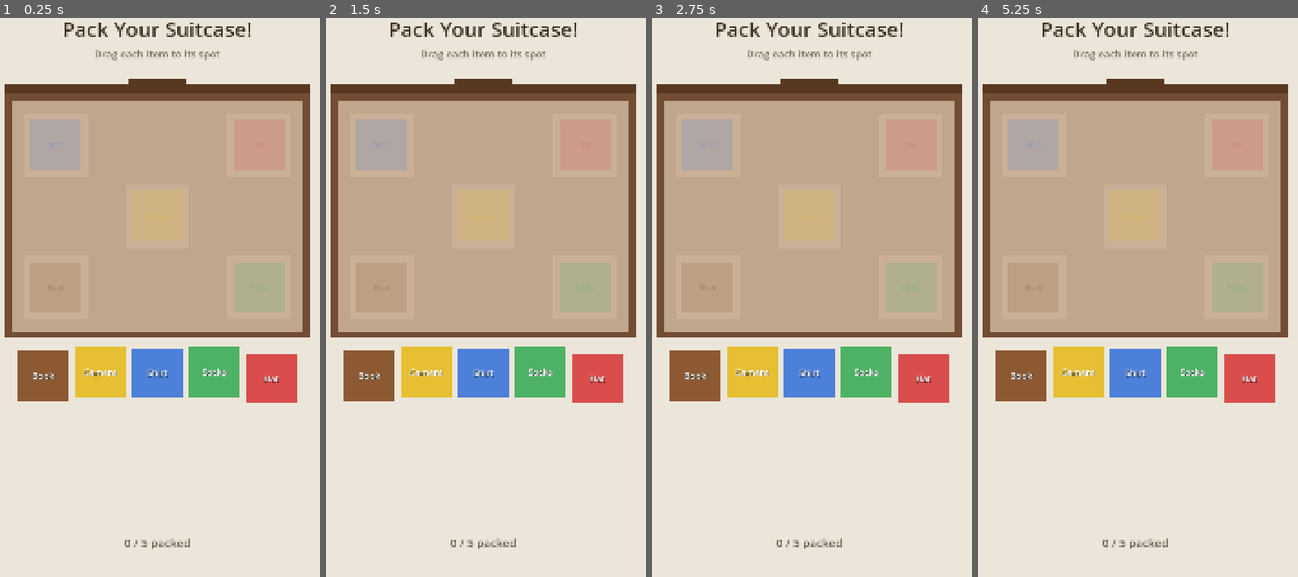
Above: before the commit, frames 1-4 (left to right).
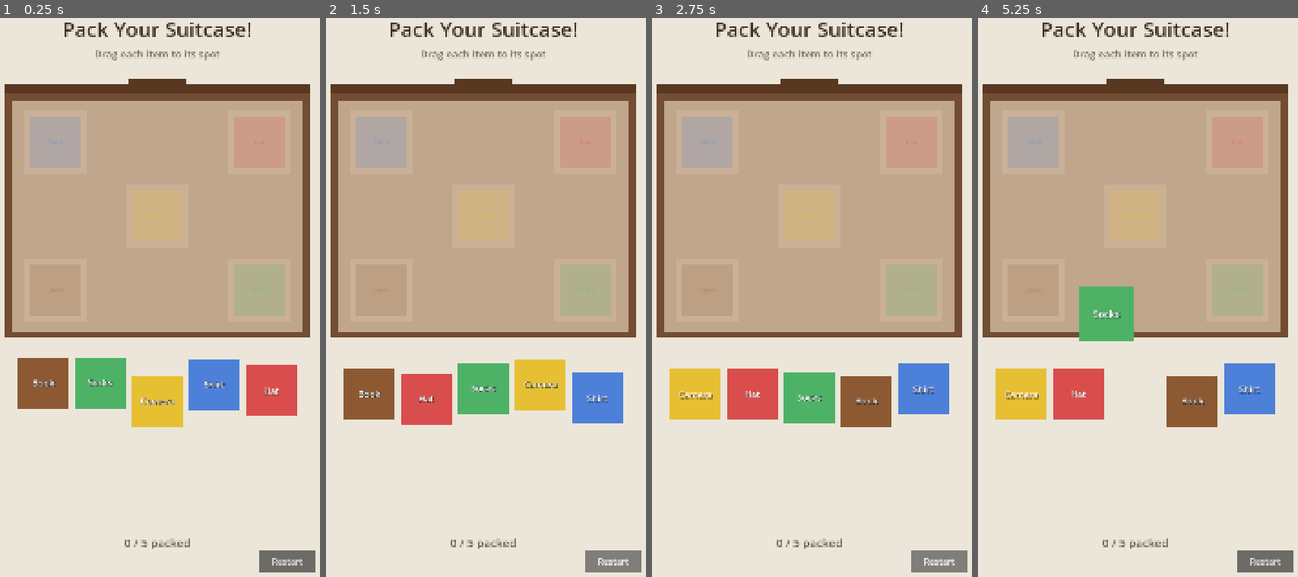
Above: after the commit, the same moments.

Repository: snottleDev/story-powered
Game: Godot game, scene res://prototypes/01_suitcase_packing/suitcase_packing.tscn
The game is run twice, just before and just after one commit, with the same random seed, the same clock (stepped at 60 frames per second) and the same inputs.
Inputs (mouse positions are in pixels of both pictures, inside the frame that each line leads up to):
- Up to frame 1 (0.25 s): no input
- Up to frame 2 (1.5 s): click (614, 560) at 0.5 s, where only the run after the commit has a clickable "Restart"; click (614, 560) at 1.25 s, where only the run after the commit has a clickable "Restart"
- Up to frame 3 (2.75 s): click (940, 560) at 2 s, where only the run after the commit has a clickable "Restart"
- Up to frame 4 (5.25 s): tap Enter at 2.75, 4.25 s; move the mouse to (1211, 252) at 2.77 s; click (1211, 252) at 2.92 s; tap Space at 3.5, 5 s; drag from (1067, 314) to (1118, 403) at 3.52 s; move the mouse to (1170, 146) at 4.27 s; click (1170, 146) at 4.42 s; drag from (1118, 403) to (1032, 191) at 5.02 s

The runs differ from the first frame. In frame 1, 8.1% of the frame differs, in the area x 5-99%, y 17-100%; in frame 2, 10%; in frame 3, 11%; in frame 4, 12%.

Commit message:
Refactor Prototype 1 into reusable drag-drop puzzle engine
Extract puzzle data into JSON config and interaction logic into a
shared engine (drag_drop_puzzle.gd), leaving suitcase_packing.gd as
a thin visual wrapper. Add optional texture support to draggable items
with automatic size derivation, falling back to colored placeholders.

Co-Authored-By: Claude Opus 4.6 <noreply@anthropic.com>

Diff:
--- /dev/null
+++ b/prototypes/01_suitcase_packing/drag_drop_puzzle.gd
@@ -0,0 +1,281 @@
+extends Node2D
+## Reusable drag-drop puzzle engine.
+## Reads a JSON config, creates zones and draggable items, tracks completion.
+## The parent scene controls where things appear via set_puzzle_area / set_items_area.
+
+const DraggableItem = preload("res://prototypes/01_suitcase_packing/draggable_item.gd")
+
+const SCREEN_W: float = 1080.0
+const SCREEN_H: float = 1920.0
+
+@export_file("*.json") var puzzle_data_path: String
+
+signal puzzle_completed
+
+var _puzzle_data: Dictionary = {}
+var _puzzle_area: Rect2 = Rect2(0, 0, SCREEN_W, SCREEN_H)
+var _items_area: Rect2 = Rect2(0, SCREEN_H * 0.6, SCREEN_W, SCREEN_H * 0.4)
+
+var _packed_count: int = 0
+var _total_items: int = 0
+var _items: Array[Node2D] = []
+var _zones: Array[Node2D] = []
+
+var _progress_label: Label
+var _success_label: Label
+var _title_label: Label
+
+
+func set_puzzle_area(rect: Rect2) -> void:
+	_puzzle_area = rect
+
+
+func set_items_area(rect: Rect2) -> void:
+	_items_area = rect
+
+
+func load_puzzle(path: String = "") -> void:
+	if path != "":
+		puzzle_data_path = path
+	assert(puzzle_data_path != "", "No puzzle_data_path set")
+
+	var file := FileAccess.open(puzzle_data_path, FileAccess.READ)
+	assert(file != null, "Could not open: " + puzzle_data_path)
+	var json := JSON.new()
+	var err := json.parse(file.get_as_text())
+	assert(err == OK, "JSON parse error: " + json.get_error_message())
+	_puzzle_data = json.data
+
+	_total_items = _puzzle_data.zones.size()
+	_build_title()
+	_build_zones()
+	_build_items()
+	_build_progress_label()
+	_build_success_label()
+	_build_restart_button()
+
+
+# ── Title ──
+
+func _build_title() -> void:
+	_title_label = Label.new()
+	_title_label.text = _puzzle_data.get("title", "")
+	_title_label.horizontal_alignment = HORIZONTAL_ALIGNMENT_CENTER
+	_title_label.size = Vector2(SCREEN_W, 100)
+	_title_label.position = Vector2(0, 120)
+	_title_label.add_theme_font_size_override("font_size", 64)
+	_title_label.add_theme_color_override("font_color", Color(0.25, 0.2, 0.15))
+	add_child(_title_label)
+
+	var subtitle_text: String = _puzzle_data.get("subtitle", "")
+	if subtitle_text != "":
+		var sub := Label.new()
+		sub.text = subtitle_text
+		sub.horizontal_alignment = HORIZONTAL_ALIGNMENT_CENTER
+		sub.size = Vector2(SCREEN_W, 60)
+		sub.position = Vector2(0, 220)
+		sub.add_theme_font_size_override("font_size", 32)
+		sub.add_theme_color_override("font_color", Color(0.5, 0.45, 0.4))
+		add_child(sub)
+
+
+# ── Zones ──
+
+func _build_zones() -> void:
+	var zone_defs: Array = _puzzle_data.zones
+	for zone_def in zone_defs:
+		var zone := _create_zone(zone_def)
+		_zones.append(zone)
+		add_child(zone)
+
+
+func _create_zone(zone_def: Dictionary) -> Node2D:
+	var pos_pct: Array = zone_def.position
+	var zone_size := Vector2(zone_def.size[0], zone_def.size[1])
+
+	# Convert percentage position to pixel position within the puzzle area
+	var pos := Vector2(
+		_puzzle_area.position.x + _puzzle_area.size.x * pos_pct[0],
+		_puzzle_area.position.y + _puzzle_area.size.y * pos_pct[1]
+	)
+
+	# Find the matching item def to get the hint color
+	var hint_color := Color(0.5, 0.5, 0.5, 0.2)
+	var hint_label_text: String = zone_def.id.capitalize()
+	var item_size := zone_size  # Fallback
+	for item_def in _puzzle_data.items:
+		if item_def.id == zone_def.id:
+			var c: Array = item_def.color
+			hint_color = Color(c[0], c[1], c[2], 0.2)
+			hint_label_text = item_def.get("label", item_def.id.capitalize())
+			item_size = Vector2(item_def.size[0], item_def.size[1])
+			break
+
+	var zone := Node2D.new()
+	zone.global_position = pos
+
+	# Zone background
+	var bg := ColorRect.new()
+	bg.size = zone_size
+	bg.position = -zone_size / 2
+	bg.color = Color(0.85, 0.75, 0.65, 0.4)
+	zone.add_child(bg)
+
+	# Border
+	var border := ColorRect.new()
+	border.size = zone_size + Vector2(4, 4)
+	border.position = -zone_size / 2 - Vector2(2, 2)
+	border.color = Color(0.6, 0.5, 0.4, 0.5)
+	border.z_index = -1
+	zone.add_child(border)
+
+	# Silhouette hint
+	var hint := ColorRect.new()
+	hint.name = "Hint"
+	hint.size = item_size
+	hint.position = -item_size / 2
+	hint.color = hint_color
+	zone.add_child(hint)
+
+	# Hint label
+	var hint_label := Label.new()
+	hint_label.name = "HintLabel"
+	hint_label.text = hint_label_text
+	hint_label.horizontal_alignment = HORIZONTAL_ALIGNMENT_CENTER
+	hint_label.vertical_alignment = VERTICAL_ALIGNMENT_CENTER
+	hint_label.size = item_size
+	hint_label.position = -item_size / 2
+	hint_label.add_theme_font_size_override("font_size", 22)
+	hint_label.add_theme_color_override("font_color", Color(hint_color, 0.3))
+	zone.add_child(hint_label)
+
+	# Store the drop rect for hit detection
+	zone.set_meta("drop_rect", Rect2(pos - zone_size / 2, zone_size))
+
+	return zone
+
+
+# ── Items ──
+
+func _build_items() -> void:
+	var item_defs: Array = _puzzle_data.items
+
+	# Build zone lookup: id -> zone node
+	var zone_lookup: Dictionary = {}
+	var zone_defs: Array = _puzzle_data.zones
+	for i in range(zone_defs.size()):
+		zone_lookup[zone_defs[i].id] = _zones[i]
+
+	# Build start positions with slight randomness
+	var positions: Array[Vector2] = []
+	for item_def in item_defs:
+		var pct: Array = item_def.start_position
+		var x: float = _items_area.position.x + _items_area.size.x * pct[0]
+		var y: float = _items_area.position.y + _items_area.size.y * pct[1] + randf_range(-20, 40)
+		positions.append(Vector2(x, y))
+	positions.shuffle()
+
+	for i in range(item_defs.size()):
+		var def: Dictionary = item_defs[i]
+		var c: Array = def.color
+		var sz := Vector2(def.size[0], def.size[1])
+
+		# Try loading a texture if specified in the JSON
+		var texture: Texture2D = null
+		if def.has("texture") and ResourceLoader.exists(def.texture):
+			texture = load(def.texture)
+
+		var item := Node2D.new()
+		item.set_script(DraggableItem)
+		item.position = positions[i]
+		item.item_id = def.id
+		item.target_zone_id = def.id
+		item.item_color = Color(c[0], c[1], c[2])
+		item.item_size = sz
+		item.item_texture = texture
+		item.set_target_zone(zone_lookup[def.id])
+		item.item_packed.connect(_on_item_packed)
+		add_child(item)
+		_items.append(item)
+
+
+# ── Progress ──
+
+func _build_progress_label() -> void:
+	_progress_label = Label.new()
+	_progress_label.horizontal_alignment = HORIZONTAL_ALIGNMENT_CENTER
+	_progress_label.size = Vector2(SCREEN_W, 60)
+	_progress_label.position = Vector2(0, SCREEN_H - 160)
+	_progress_label.add_theme_font_size_override("font_size", 36)
+	_progress_label.add_theme_color_override("font_color", Color(0.4, 0.35, 0.3))
+	add_child(_progress_label)
+	_update_progress()
+
+
+func _update_progress() -> void:
+	_progress_label.text = "%d / %d packed" % [_packed_count, _total_items]
+
+
+# ── Success ──
+
+func _build_success_label() -> void:
+	var success_text: String = _puzzle_data.get("success_text", "Complete!")
+	_success_label = Label.new()
+	_success_label.text = success_text
+	_success_label.horizontal_alignment = HORIZONTAL_ALIGNMENT_CENTER
+	_success_label.vertical_alignment = VERTICAL_ALIGNMENT_CENTER
+	_success_label.size = Vector2(600, 120)
+	_success_label.position = Vector2(SCREEN_W / 2 - 300, SCREEN_H / 2 - 60)
+	_success_label.add_theme_font_size_override("font_size", 80)
+	_success_label.add_theme_color_override("font_color", Color(0.2, 0.65, 0.3))
+	_success_label.add_theme_color_override("font_shadow_color", Color(0, 0, 0, 0.3))
+	_success_label.add_theme_constant_override("shadow_offset_x", 3)
+	_success_label.add_theme_constant_override("shadow_offset_y", 3)
+	_success_label.modulate.a = 0.0
+	_success_label.z_index = 200
+	add_child(_success_label)
+
+
+# ── Restart Button ──
+
+func _build_restart_button() -> void:
+	var button := Button.new()
+	button.text = "Restart"
+	button.size = Vector2(180, 70)
+	button.position = Vector2(SCREEN_W - 180 - 40, SCREEN_H - 70 - 40)
+	button.add_theme_font_size_override("font_size", 28)
+	button.z_index = 200
+	button.pressed.connect(_on_restart)
+	add_child(button)
+
+
+func _on_restart() -> void:
+	get_tree().reload_current_scene()
+
+
+# ── Callbacks ──
+
+func _on_item_packed(_item_id: String) -> void:
+	_packed_count += 1
+	_update_progress()
+
+	if _packed_count >= _total_items:
+		_play_success()
+
+
+func _play_success() -> void:
+	await get_tree().create_timer(0.3).timeout
+
+	for item in _items:
+		if item.has_method("play_success_bounce"):
+			item.play_success_bounce()
+
+	await get_tree().create_timer(0.2).timeout
+	var tween := create_tween()
+	tween.tween_property(_success_label, "modulate:a", 1.0, 0.4) \
+		.set_ease(Tween.EASE_OUT)
+	tween.tween_property(_success_label, "scale", Vector2(1.05, 1.05), 0.2) \
+		.set_ease(Tween.EASE_OUT).set_trans(Tween.TRANS_BACK)
+	tween.tween_property(_success_label, "scale", Vector2(1.0, 1.0), 0.15)
+
+	puzzle_completed.emit()
--- /dev/null
+++ b/prototypes/01_suitcase_packing/drag_drop_puzzle.tscn
@@ -0,0 +1,6 @@
+[gd_scene format=3]
+
+[ext_resource type="Script" path="res://prototypes/01_suitcase_packing/drag_drop_puzzle.gd" id="1_engine"]
+
+[node name="DragDropPuzzle" type="Node2D"]
+script = ExtResource("1_engine")
--- a/prototypes/01_suitcase_packing/draggable_item.gd
+++ b/prototypes/01_suitcase_packing/draggable_item.gd
@@ -7,13 +7,17 @@
 @export var item_color: Color = Color.WHITE
 @export var item_size: Vector2 = Vector2(160, 160)
 
+## Optional texture — when set, renders a sprite instead of a colored rectangle.
+## item_size is derived from the texture automatically.
+var item_texture: Texture2D = null
+
 var home_position: Vector2
 var is_dragging: bool = false
 var is_locked: bool = false
 var drag_offset: Vector2 = Vector2.ZERO
 var original_z_index: int = 0
 
-var _visual: ColorRect
+var _visual: CanvasItem  # ColorRect or Sprite2D
 var _label: Label
 var _target_zone: Node2D = null
 
@@ -25,12 +29,29 @@
 
 
 func _build_visual() -> void:
+	if item_texture:
+		_build_sprite_visual()
+	else:
+		_build_placeholder_visual()
+
+
+func _build_sprite_visual() -> void:
+	item_size = item_texture.get_size()
+	var sprite := Sprite2D.new()
+	sprite.texture = item_texture
+	# Sprite2D is centered by default — no position offset needed
+	add_child(sprite)
+	_visual = sprite
+
+
+func _build_placeholder_visual() -> void:
 	# Item body
-	_visual = ColorRect.new()
-	_visual.size = item_size
-	_visual.position = -item_size / 2  # Center the rect on the node
-	_visual.color = item_color
-	add_child(_visual)
+	var rect := ColorRect.new()
+	rect.size = item_size
+	rect.position = -item_size / 2
+	rect.color = item_color
+	add_child(rect)
+	_visual = rect
 
 	# Rounded corners via a StyleBoxFlat
 	var style := StyleBoxFlat.new()
@@ -44,7 +65,7 @@
 	style.border_width_right = 3
 	style.border_width_bottom = 3
 	style.border_color = item_color.darkened(0.3)
-	_visual.add_theme_stylebox_override("panel", style)
+	rect.add_theme_stylebox_override("panel", style)
 
 	# Name label
 	_label = Label.new()
--- a/prototypes/01_suitcase_packing/suitcase_packing.gd
+++ b/prototypes/01_suitcase_packing/suitcase_packing.gd
@@ -1,6 +1,8 @@
 extends Node2D
+## Suitcase packing puzzle — thin visual wrapper.
+## Builds the suitcase backdrop, then hands off to the reusable drag-drop engine.
 
-const DraggableItem = preload("res://prototypes/01_suitcase_packing/draggable_item.gd")
+const DragDropPuzzleScene = preload("res://prototypes/01_suitcase_packing/drag_drop_puzzle.tscn")
 
 # Layout constants (1080x1920 portrait)
 const SCREEN_W: float = 1080.0
@@ -8,37 +10,12 @@
 const SUITCASE_MARGIN: float = 60.0
 const SUITCASE_TOP: float = 340.0
 const SUITCASE_HEIGHT: float = 800.0
-const ZONE_PADDING: float = 40.0
-const ZONE_SIZE: Vector2 = Vector2(200, 200)
-const ITEM_SIZE: Vector2 = Vector2(160, 160)
-
-var packed_count: int = 0
-var total_items: int = 5
-var items: Array[Node2D] = []
-var zones: Array[Node2D] = []
-
-var _progress_label: Label
-var _title_label: Label
-var _success_label: Label
-
-# Item definitions: id, color, zone_index
-var item_defs: Array = [
-	{ "id": "shirt", "color": Color(0.3, 0.5, 0.85), "zone": 0 },
-	{ "id": "hat", "color": Color(0.85, 0.3, 0.3), "zone": 1 },
-	{ "id": "book", "color": Color(0.55, 0.35, 0.2), "zone": 2 },
-	{ "id": "socks", "color": Color(0.3, 0.7, 0.4), "zone": 3 },
-	{ "id": "camera", "color": Color(0.9, 0.75, 0.2), "zone": 4 },
-]
 
 
 func _ready() -> void:
 	_build_background()
-	_build_title()
 	_build_suitcase()
-	_build_zones()
-	_build_items()
-	_build_progress_label()
-	_build_success_label()
+	_start_puzzle()
 
 
 # ── Background ──
@@ -46,35 +23,12 @@
 func _build_background() -> void:
 	var bg := ColorRect.new()
 	bg.size = Vector2(SCREEN_W, SCREEN_H)
-	bg.color = Color(0.92, 0.90, 0.85)  # Warm light beige
+	bg.color = Color(0.92, 0.90, 0.85)
 	bg.z_index = -10
 	add_child(bg)
 
 
-# ── Title ──
-
-func _build_title() -> void:
-	_title_label = Label.new()
-	_title_label.text = "Pack Your Suitcase!"
-	_title_label.horizontal_alignment = HORIZONTAL_ALIGNMENT_CENTER
-	_title_label.size = Vector2(SCREEN_W, 100)
-	_title_label.position = Vector2(0, 120)
-	_title_label.add_theme_font_size_override("font_size", 64)
-	_title_label.add_theme_color_override("font_color", Color(0.25, 0.2, 0.15))
-	add_child(_title_label)
-
-	# Subtitle
-	var sub := Label.new()
-	sub.text = "Drag each item to its spot"
-	sub.horizontal_alignment = HORIZONTAL_ALIGNMENT_CENTER
-	sub.size = Vector2(SCREEN_W, 60)
-	sub.position = Vector2(0, 220)
-	sub.add_theme_font_size_override("font_size", 32)
-	sub.add_theme_color_override("font_color", Color(0.5, 0.45, 0.4))
-	add_child(sub)
-
-
-# ── Suitcase ──
+# ── Suitcase Visual ──
 
 func _build_suitcase() -> void:
 	var suitcase_w: float = SCREEN_W - SUITCASE_MARGIN * 2
@@ -83,7 +37,7 @@
 	var body := ColorRect.new()
 	body.size = Vector2(suitcase_w, SUITCASE_HEIGHT)
 	body.position = Vector2(SUITCASE_MARGIN, SUITCASE_TOP)
-	body.color = Color(0.45, 0.3, 0.2)  # Brown leather
+	body.color = Color(0.45, 0.3, 0.2)
 	add_child(body)
 
 	# Suitcase interior (slightly inset)
@@ -91,14 +45,14 @@
 	var inset: float = 20.0
 	interior.size = Vector2(suitcase_w - inset * 2, SUITCASE_HEIGHT - inset * 2 - 30)
 	interior.position = Vector2(SUITCASE_MARGIN + inset, SUITCASE_TOP + inset + 30)
-	interior.color = Color(0.75, 0.65, 0.55)  # Lighter interior
+	interior.color = Color(0.75, 0.65, 0.55)
 	add_child(interior)
 
 	# Suitcase lid line
 	var lid := ColorRect.new()
 	lid.size = Vector2(suitcase_w, 30)
 	lid.position = Vector2(SUITCASE_MARGIN, SUITCASE_TOP)
-	lid.color = Color(0.35, 0.22, 0.13)  # Darker rim
+	lid.color = Color(0.35, 0.22, 0.13)
 	add_child(lid)
 
 	# Handle
@@ -109,173 +63,35 @@
 	add_child(handle)
 
 
-# ── Target Zones ──
+# ── Puzzle Engine ──
 
-func _build_zones() -> void:
+func _start_puzzle() -> void:
+	var puzzle := DragDropPuzzleScene.instantiate()
+
+	# Puzzle area = the suitcase interior
+	var inset: float = 20.0
 	var suitcase_w: float = SCREEN_W - SUITCASE_MARGIN * 2
-	var interior_x: float = SUITCASE_MARGIN + 20
-	var interior_y: float = SUITCASE_TOP + 50
-	var interior_w: float = suitcase_w - 40
-	var interior_h: float = SUITCASE_HEIGHT - 70
+	var interior_rect := Rect2(
+		SUITCASE_MARGIN + inset,
+		SUITCASE_TOP + 50,
+		suitcase_w - inset * 2,
+		SUITCASE_HEIGHT - 70
+	)
+	puzzle.set_puzzle_area(interior_rect)
 
-	# Zone positions: 2x2 grid + 1 center
-	var zone_positions: Array[Vector2] = [
-		# Top-left
-		Vector2(interior_x + ZONE_PADDING + ZONE_SIZE.x / 2,
-				interior_y + ZONE_PADDING + ZONE_SIZE.y / 2),
-		# Top-right
-		Vector2(interior_x + interior_w - ZONE_PADDING - ZONE_SIZE.x / 2,
-				interior_y + ZONE_PADDING + ZONE_SIZE.y / 2),
-		# Bottom-left
-		Vector2(interior_x + ZONE_PADDING + ZONE_SIZE.x / 2,
-				interior_y + interior_h - ZONE_PADDING - ZONE_SIZE.y / 2),
-		# Bottom-right
-		Vector2(interior_x + interior_w - ZONE_PADDING - ZONE_SIZE.x / 2,
-				interior_y + interior_h - ZONE_PADDING - ZONE_SIZE.y / 2),
-		# Center
-		Vector2(interior_x + interior_w / 2,
-				interior_y + interior_h / 2),
-	]
+	# Items area = below the suitcase
+	var items_rect := Rect2(
+		0,
+		SUITCASE_TOP + SUITCASE_HEIGHT + 60,
+		SCREEN_W,
+		200
+	)
+	puzzle.set_items_area(items_rect)
 
-	for i in range(total_items):
-		var zone := _create_zone(item_defs[i], zone_positions[i])
-		zones.append(zone)
-		add_child(zone)
+	puzzle.load_puzzle("res://prototypes/01_suitcase_packing/suitcase_puzzle.json")
+	puzzle.puzzle_completed.connect(_on_puzzle_completed)
+	add_child(puzzle)
 
 
-func _create_zone(item_def: Dictionary, pos: Vector2) -> Node2D:
-	var zone := Node2D.new()
-	zone.global_position = pos
-
-	# Zone background (dashed-border feel)
-	var bg := ColorRect.new()
-	bg.size = ZONE_SIZE
-	bg.position = -ZONE_SIZE / 2
-	bg.color = Color(0.85, 0.75, 0.65, 0.4)  # Subtle lighter area
-	zone.add_child(bg)
-
-	# Border
-	var border := ColorRect.new()
-	border.size = ZONE_SIZE + Vector2(4, 4)
-	border.position = -ZONE_SIZE / 2 - Vector2(2, 2)
-	border.color = Color(0.6, 0.5, 0.4, 0.5)
-	border.z_index = -1
-	zone.add_child(border)
-
-	# Silhouette hint (faint colored shape matching the item)
-	var hint := ColorRect.new()
-	hint.name = "Hint"
-	hint.size = ITEM_SIZE
-	hint.position = -ITEM_SIZE / 2
-	hint.color = Color(item_def.color, 0.2)  # Same color, very transparent
-	zone.add_child(hint)
-
-	# Hint label
-	var hint_label := Label.new()
-	hint_label.name = "HintLabel"
-	hint_label.text = item_def.id.capitalize()
-	hint_label.horizontal_alignment = HORIZONTAL_ALIGNMENT_CENTER
-	hint_label.vertical_alignment = VERTICAL_ALIGNMENT_CENTER
-	hint_label.size = ITEM_SIZE
-	hint_label.position = -ITEM_SIZE / 2
-	hint_label.add_theme_font_size_override("font_size", 22)
-	hint_label.add_theme_color_override("font_color", Color(item_def.color, 0.3))
-	zone.add_child(hint_label)
-
-	# Store the drop rect for hit detection
-	zone.set_meta("drop_rect", Rect2(pos - ZONE_SIZE / 2, ZONE_SIZE))
-
-	return zone
-
-
-# ── Draggable Items ──
-
-func _build_items() -> void:
-	# Scatter items below the suitcase
-	var items_y: float = SUITCASE_TOP + SUITCASE_HEIGHT + 100
-	var spacing: float = SCREEN_W / (total_items + 1)
-
-	# Shuffle positions for variety
-	var positions: Array[Vector2] = []
-	for i in range(total_items):
-		var x: float = spacing * (i + 1)
-		var y: float = items_y + randf_range(-20, 40)
-		positions.append(Vector2(x, y))
-	positions.shuffle()
-
-	for i in range(total_items):
-		var def: Dictionary = item_defs[i]
-		var item := Node2D.new()
-		item.set_script(DraggableItem)
-		item.position = positions[i]
-		item.item_id = def.id
-		item.target_zone_id = def.id
-		item.item_color = def.color
-		item.item_size = ITEM_SIZE
-		item.set_target_zone(zones[def.zone])
-		item.item_packed.connect(_on_item_packed)
-		add_child(item)
-		items.append(item)
-
-
-# ── Progress ──
-
-func _build_progress_label() -> void:
-	_progress_label = Label.new()
-	_progress_label.horizontal_alignment = HORIZONTAL_ALIGNMENT_CENTER
-	_progress_label.size = Vector2(SCREEN_W, 60)
-	_progress_label.position = Vector2(0, SCREEN_H - 160)
-	_progress_label.add_theme_font_size_override("font_size", 36)
-	_progress_label.add_theme_color_override("font_color", Color(0.4, 0.35, 0.3))
-	add_child(_progress_label)
-	_update_progress()
-
-
-func _update_progress() -> void:
-	_progress_label.text = "%d / %d packed" % [packed_count, total_items]
-
-
-# ── Success ──
-
-func _build_success_label() -> void:
-	_success_label = Label.new()
-	_success_label.text = "All Packed!"
-	_success_label.horizontal_alignment = HORIZONTAL_ALIGNMENT_CENTER
-	_success_label.vertical_alignment = VERTICAL_ALIGNMENT_CENTER
-	_success_label.size = Vector2(600, 120)
-	_success_label.position = Vector2(SCREEN_W / 2 - 300, SCREEN_H / 2 - 60)
-	_success_label.add_theme_font_size_override("font_size", 80)
-	_success_label.add_theme_color_override("font_color", Color(0.2, 0.65, 0.3))
-	_success_label.add_theme_color_override("font_shadow_color", Color(0, 0, 0, 0.3))
-	_success_label.add_theme_constant_override("shadow_offset_x", 3)
-	_success_label.add_theme_constant_override("shadow_offset_y", 3)
-	_success_label.modulate.a = 0.0  # Hidden initially
-	_success_label.z_index = 200
-	add_child(_success_label)
-
-
-func _on_item_packed(item_id: String) -> void:
-	packed_count += 1
-	_update_progress()
-
-	if packed_count >= total_items:
-		_play_success()
-
-
-func _play_success() -> void:
-	# Brief pause, then celebrate
-	await get_tree().create_timer(0.3).timeout
-
-	# Bounce all items
-	for item in items:
-		if item.has_method("play_success_bounce"):
-			item.play_success_bounce()
-
-	# Fade in success label
-	await get_tree().create_timer(0.2).timeout
-	var tween := create_tween()
-	tween.tween_property(_success_label, "modulate:a", 1.0, 0.4) \
-		.set_ease(Tween.EASE_OUT)
-	tween.tween_property(_success_label, "scale", Vector2(1.05, 1.05), 0.2) \
-		.set_ease(Tween.EASE_OUT).set_trans(Tween.TRANS_BACK)
-	tween.tween_property(_success_label, "scale", Vector2(1.0, 1.0), 0.15)
+func _on_puzzle_completed() -> void:
+	pass  # Hook for scene-specific celebration if needed
--- a/prototypes/01_suitcase_packing/suitcase_packing.tscn
+++ b/prototypes/01_suitcase_packing/suitcase_packing.tscn
@@ -1,6 +1,6 @@
-[gd_scene load_steps=2 format=3 uid="uid://c8xk2mq1v3a5b"]
+[gd_scene format=3 uid="uid://c8xk2mq1v3a5b"]
 
-[ext_resource type="Script" path="res://prototypes/01_suitcase_packing/suitcase_packing.gd" id="1_main"]
+[ext_resource type="Script" uid="uid://cr5ymifc50bxe" path="res://prototypes/01_suitcase_packing/suitcase_packing.gd" id="1_main"]
 
-[node name="SuitcasePacking" type="Node2D"]
+[node name="SuitcasePacking" type="Node2D" unique_id=2141152930]
 script = ExtResource("1_main")
--- /dev/null
+++ b/prototypes/01_suitcase_packing/suitcase_puzzle.json
@@ -0,0 +1,69 @@
+{
+	"title": "Pack Your Suitcase!",
+	"subtitle": "Drag each item to its spot",
+	"success_text": "All Packed!",
+	"items": [
+		{
+			"id": "shirt",
+			"label": "Shirt",
+			"color": [0.3, 0.5, 0.85],
+			"size": [160, 160],
+			"start_position": [0.167, 0.5]
+		},
+		{
+			"id": "hat",
+			"label": "Hat",
+			"color": [0.85, 0.3, 0.3],
+			"size": [160, 160],
+			"start_position": [0.333, 0.5]
+		},
+		{
+			"id": "book",
+			"label": "Book",
+			"color": [0.55, 0.35, 0.2],
+			"size": [160, 160],
+			"start_position": [0.5, 0.5]
+		},
+		{
+			"id": "socks",
+			"label": "Socks",
+			"color": [0.3, 0.7, 0.4],
+			"size": [160, 160],
+			"start_position": [0.667, 0.5]
+		},
+		{
+			"id": "camera",
+			"label": "Camera",
+			"color": [0.9, 0.75, 0.2],
+			"size": [160, 160],
+			"start_position": [0.833, 0.5]
+		}
+	],
+	"zones": [
+		{
+			"id": "shirt",
+			"position": [0.15, 0.18],
+			"size": [200, 200]
+		},
+		{
+			"id": "hat",
+			"position": [0.85, 0.18],
+			"size": [200, 200]
+		},
+		{
+			"id": "book",
+			"position": [0.15, 0.82],
+			"size": [200, 200]
+		},
+		{
+			"id": "socks",
+			"position": [0.85, 0.82],
+			"size": [200, 200]
+		},
+		{
+			"id": "camera",
+			"position": [0.5, 0.5],
+			"size": [200, 200]
+		}
+	]
+}
Not shown, added: prototypes/01_suitcase_packing/drag_drop_puzzle.gd.uid
